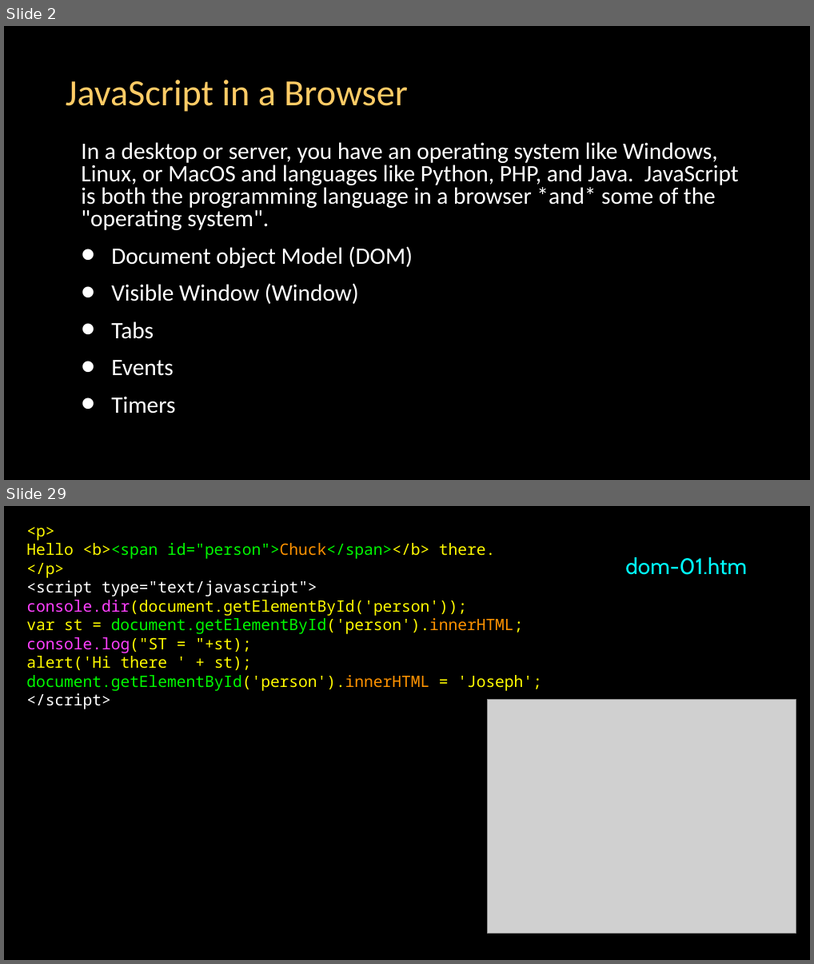
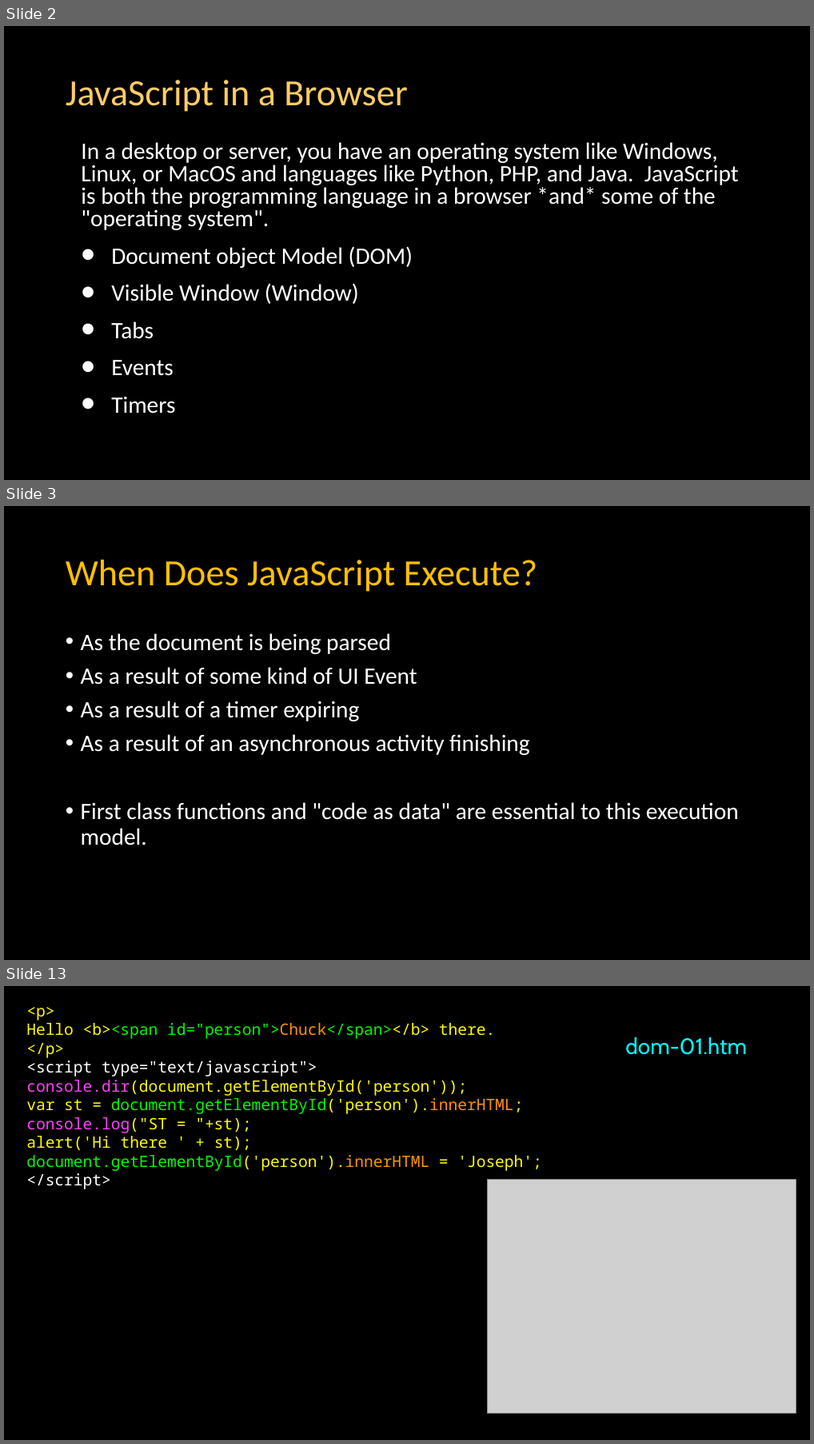
Before and after one commit to csev/dj4e, a slide deck: lectures/JS-03-Browser.pptx. Shown one above the other, each under a label of ours: slides 2 and 29 before the commit, slides 2, 3 and 13 after it; the slides between them are not shown. The pictures are 814x964 and 814x1444 pixels, drawn with LibreOffice and Linux fonts; fonts in the diff are those of the drawing; grey boxes stand for pictures. Boxes give left, top, right and bottom in pixels: in the first picture for what was removed or moved away, otherwise in the second. Text is boxed around its words. In the diff, an @@ line names an element or a change of style, - is before the commit and + after.

```diff
--- a/lectures/JS-03-Browser.pptx
+++ b/lectures/JS-03-Browser.pptx
@@ slide 3 added at box(4, 506, 810, 960), background #000000 @@
@@ title added at box(66, 560, 538, 592), 44 pt, text #FFC000 @@
+When Does JavaScript Execute?
@@ text added at box(81, 633, 739, 845), 28 pt, text #FFFFFF @@
+• As the document is being parsed
+• As a result of some kind of UI Event
+• As a result of a timer expiring
+• As a result of an asynchronous activity finishing
+• First class functions and "code as data" are essential to this execution model.
@@ what was slide 29 is now slide 13 @@
```
Also in this commit, not shown: 14 other slides added, 16 other files.
